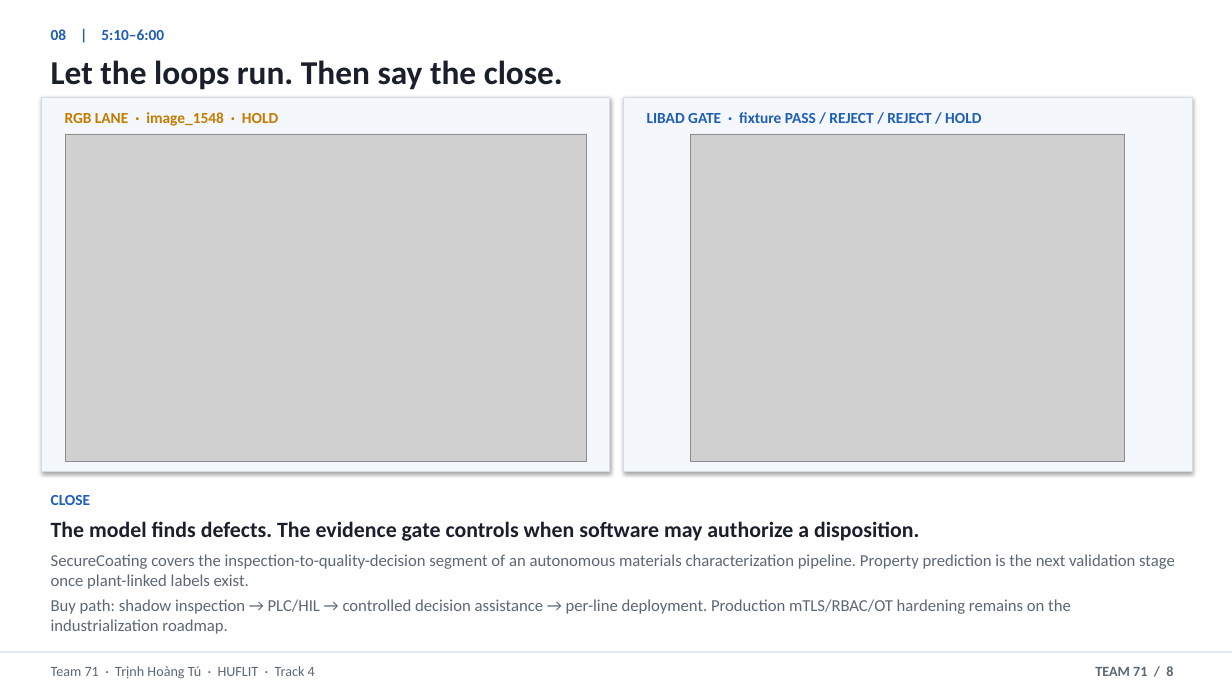
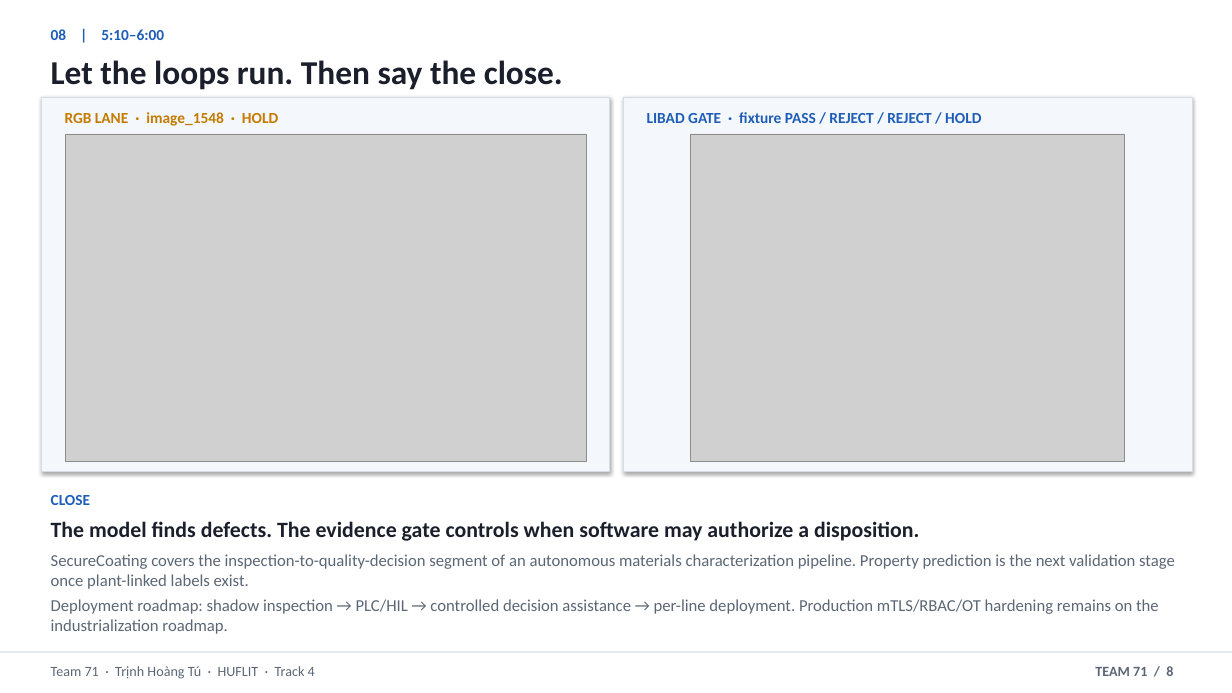
Before and after one commit to thtcsec/securecoating-vision, a slide deck: slide 8 of SecureCoating-Vision_Final_Defense_6min.pptx. Drawn at 1232x693 pixels with LibreOffice and Linux fonts; fonts in the diff are those of the drawing; grey boxes stand for pictures. Boxes give left, top, right and bottom in pixels: in the first picture for what was removed or moved away, otherwise in the second. Text is boxed around its words. In the diff, an @@ line names an element or a change of style, - is before the commit and + after.

```diff
--- a/SecureCoating-Vision_Final_Defense_6min.pptx
+++ b/SecureCoating-Vision_Final_Defense_6min.pptx
@@ text at [51, 599, 1159, 634]: text changed @@
-Buy path: shadow inspection → PLC/HIL → controlled decision assistance → per-line deployment. Production mTLS/RBAC/OT hardening remains on the industrialization roadmap.
+Deployment roadmap: shadow inspection → PLC/HIL → controlled decision assistance → per-line deployment. Production mTLS/RBAC/OT hardening remains on the industrialization roadmap.
```
Also in this commit, not shown: 2 other slides changed, 3 other files.
